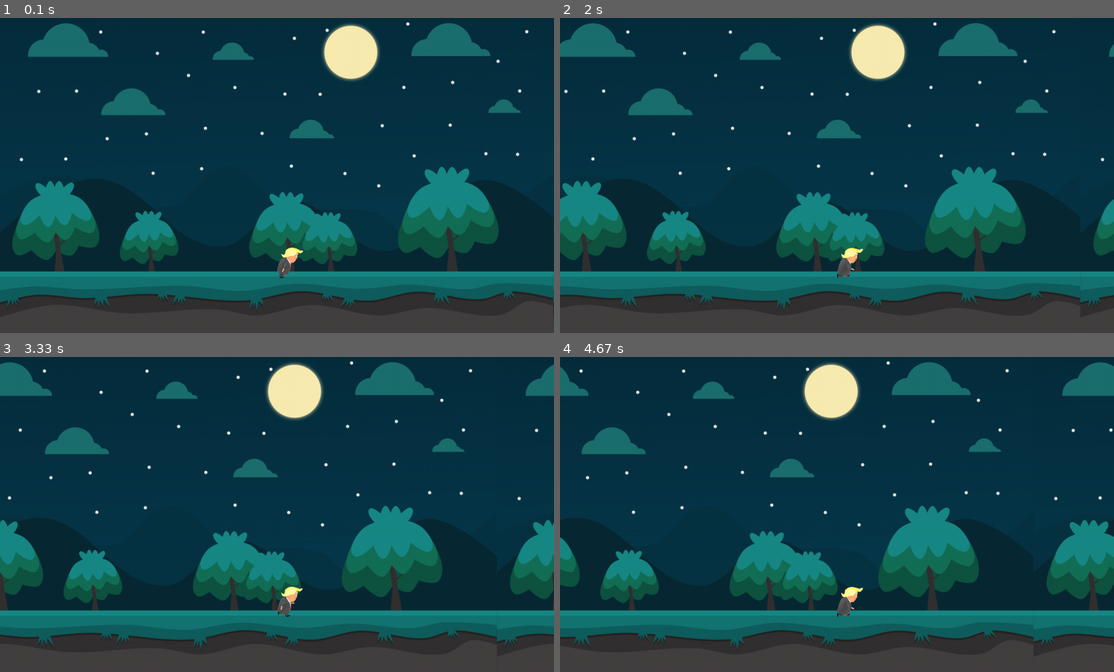
Above: before the commit, frames 1-4 (two rows, left to right).
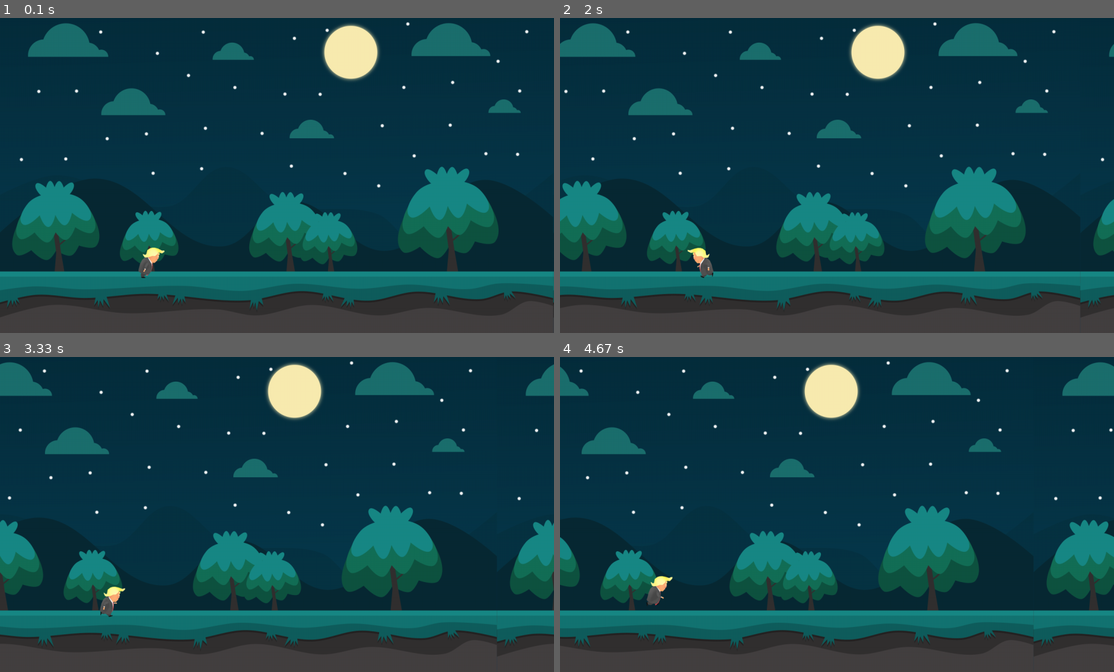
Above: after the commit, the same moments.

Repository: garrip91/game_by_GeorgiyDudar_using_pygame
Game: pygame game, started from src/main.py
The game is run twice, just before and just after one commit, with the same random seed, the same clock (stepped at 60 frames per second) and the same inputs.
Inputs:
- Up to frame 1 (0.1 s): no input
- Up to frame 2 (2 s): tap Space at 0.33 s; hold Left from 1.67 s (still down)
- Up to frame 3 (3.33 s): release Left at 2.2 s; hold Left 2.23-2.63 s; hold Right 2.67-3.3 s
- Up to frame 4 (4.67 s): hold Left 3.33-3.8 s; hold Right 3.83-4.3 s; tap Space at 3.9, 4.2, 4.4 s; hold Right from 4.33 s (still down)

The runs differ from the first frame. In frame 1, 0.5% of the frame differs, in the area x 25-55%, y 72-83%; in frame 2, 0.5%; in frame 3, 0.5%; in frame 4, 0.5%, in the area x 15-55%, y 69-83%.

Commit message:
Add movement and jump

Diff:
--- a/src/main.py
+++ b/src/main.py
@@ -31,15 +31,46 @@
 player_anim_count = 0
 bg_x = 0
 
+player_speed = 5
+player_x = 320
+player_y = 550
+
+is_jump = False
+jump_count = 7
+
 bg_sound = pygame.mixer.Sound("sounds/bg.mp3")
-bg_sound.play()
+#bg_sound.play()
 
 running = True
 while running:
 
     screen.blit(bg, (bg_x, 0))
     screen.blit(bg, (bg_x + 1280, 0))
-    screen.blit(walk_right[player_anim_count], (640, 550))
+
+    keys = pygame.key.get_pressed()
+    if keys[pygame.K_LEFT]:
+        screen.blit(walk_left[player_anim_count], (player_x, player_y))
+    else:
+        screen.blit(walk_right[player_anim_count], (player_x, player_y))
+
+    if keys[pygame.K_LEFT] and player_x > 50:
+        player_x -= player_speed
+    elif keys[pygame.K_RIGHT] and player_x < 200:
+        player_x += player_speed
+
+    if not is_jump:
+        if keys[pygame.K_SPACE]:
+            is_jump = True
+    else:
+        if jump_count >= -7:
+            if jump_count > 0:
+                player_y -= (jump_count ** 2) / 2
+            else:
+                player_y += (jump_count ** 2) / 2
+            jump_count -= 1
+        else:
+            is_jump = False
+            jump_count = 7
 
     if player_anim_count == 5:
         player_anim_count = 0
